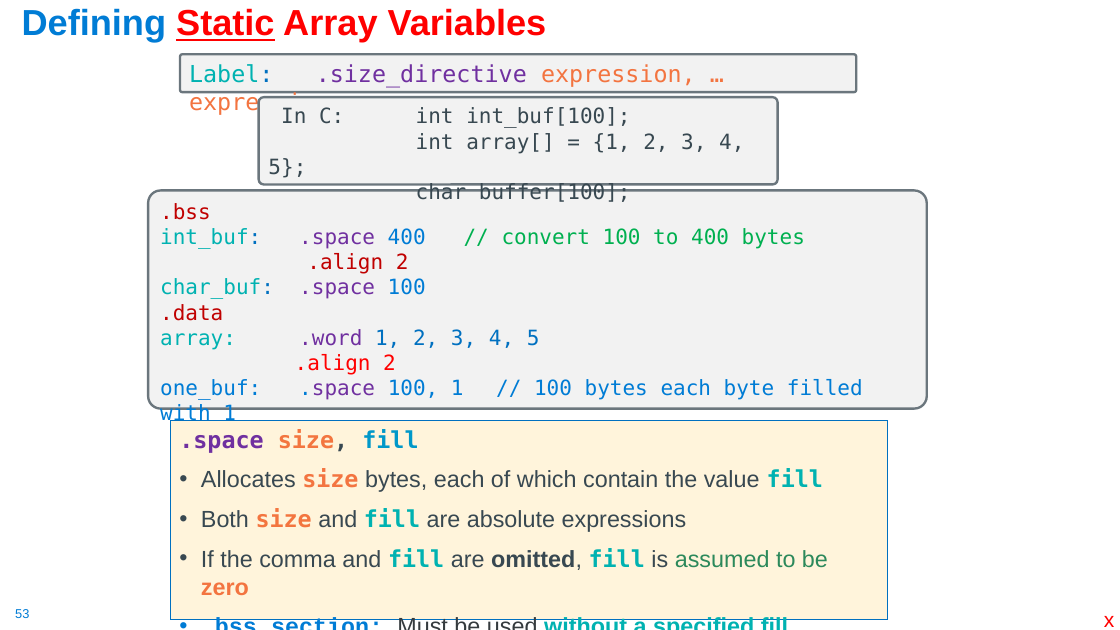
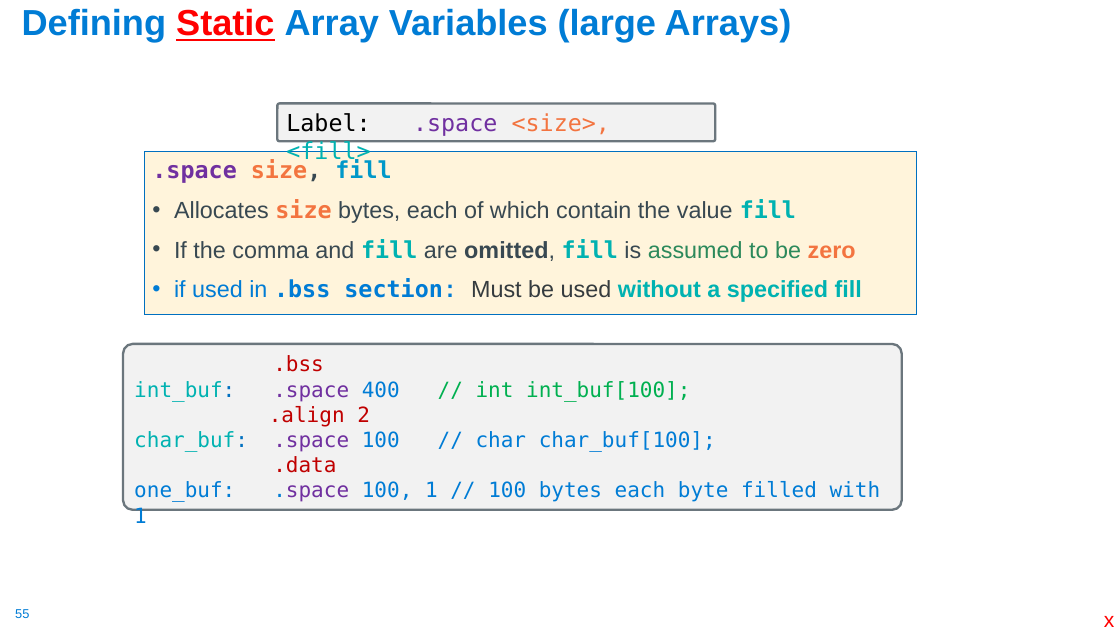
Before and after one commit to cse30-sp24/Muller-Slides, a slide deck: slide 55 of 06-Arm-Part3.pptx (slide 53 before the commit). Drawn at 1120x630 pixels with LibreOffice and Linux fonts; fonts in the diff are those of the drawing. Boxes give left, top, right and bottom in pixels: in the first picture for what was removed or moved away, otherwise in the second. Text is boxed around its words. In the diff, an @@ line names an element or a change of style, - is before the commit and + after.

```diff
--- a/06-Arm-Part3.pptx
+++ b/06-Arm-Part3.pptx
@@ title at [22,8,792,42]: text changed; text colour #FF0000 to #007CD5 @@
-Defining Static Array Variables
+Defining Static Array Variables (large Arrays)
@@ rounded rectangle removed at [259,97,778,185] @@
-In C: int int_buf[100];
-int array[] = {1, 2, 3, 4, 5};
-char buffer[100];
@@ rounded rectangle "Label: .space <size>, <fill>": place and size @@
-rounded rectangle "Label: .space <size>, <fill>" at [180,55,856,92]
+rounded rectangle "Label: .space <size>, <fill>" at [277,103,715,141]
@@ text in rounded rectangle at [286,113,610,165]: text changed @@
-Label: .size_directive expression, … expression
+Label: .space <size>, <fill>
@@ text ".space size, fill": place and size @@
-text ".space size, fill" at [171,421,889,620]
+text ".space size, fill" at [144,151,917,315]
@@ text at [174,278,862,302]: text changed @@
-• .bss section: Must be used without a specified fill
+• if used in .bss section: Must be used without a specified fill
@@ text in rounded rectangle at [295,329,540,375]: paragraphs removed @@
-array: .word 1, 2, 3, 4, 5
-.align 2
@@ rounded rectangle ".bss": place and size @@
-rounded rectangle ".bss" at [148,191,927,409]
+rounded rectangle ".bss" at [123,344,902,509]
@@ text in rounded rectangle at [134,381,690,402]: text changed @@
-int_buf: .space 400 // convert 100 to 400 bytes
+int_buf: .space 400 // int int_buf[100];
@@ text in rounded rectangle at [134,431,716,452]: text changed; text colour #00B2B1 to #007CD5 @@
-char_buf: .space 100
+char_buf: .space 100 // char char_buf[100];
@@ text at [201,508,687,532]: paragraph removed @@
-• Both size and fill are absolute expressions
@@ page number at [15,609,29,618]: text changed @@
-53
+55
```
Also in this commit, not shown: 6 other slides changed, 2 slides added, 3 other files.
